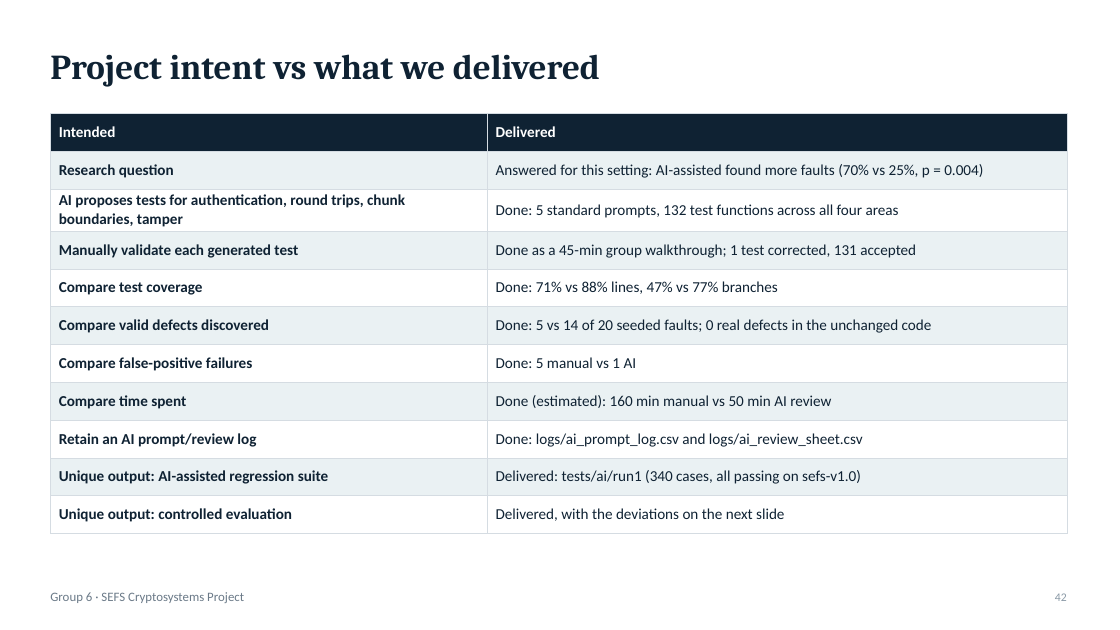
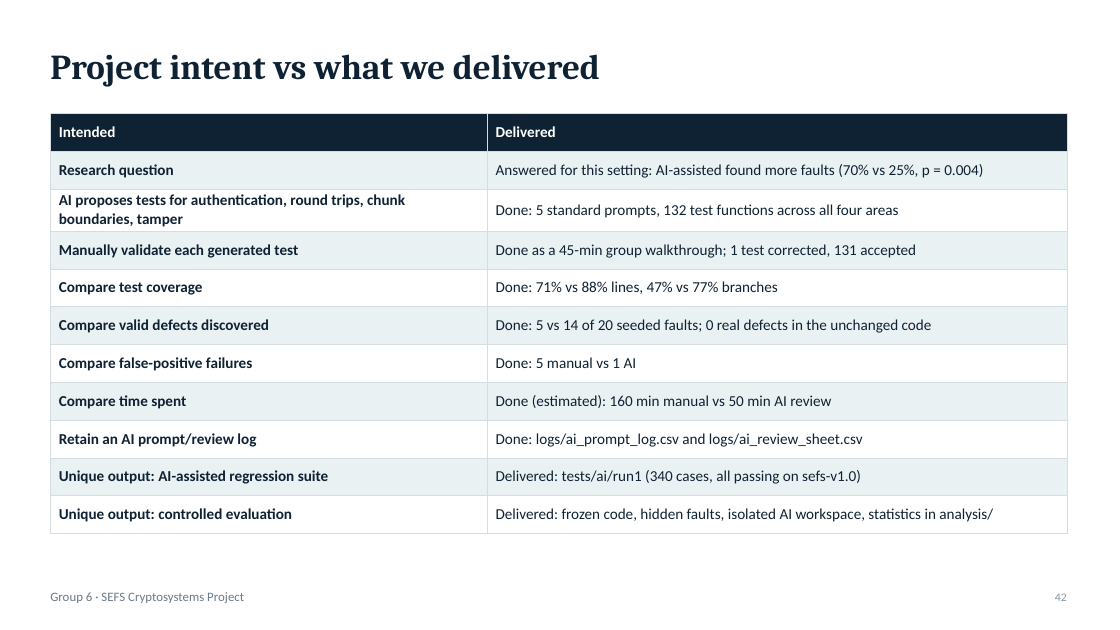
Before and after one commit to erotufelixpascal/SEFS-Cryptosystems-Assignment2, a slide deck: slide 42 of slides/Group 6 SEFS Progress v9.pptx. Drawn at 1120x630 pixels with LibreOffice and Linux fonts; fonts in the diff are those of the drawing. Boxes give left, top, right and bottom in pixels: in the first picture for what was removed or moved away, otherwise in the second. Text is boxed around its words. In the diff, an @@ line names an element or a change of style, - is before the commit and + after.

```diff
--- a/slides/Group 6 SEFS Progress v9.pptx
+++ b/slides/Group 6 SEFS Progress v9.pptx
@@ table at (50, 113, 1067, 526) @@
-row 11, column 2: Delivered, with the deviations on the next slide
+row 11, column 2: Delivered: frozen code, hidden faults, isolated AI workspace, statistics in analysis/
```
Also in this commit, not shown: 1 other slide changed, 4 other files.
